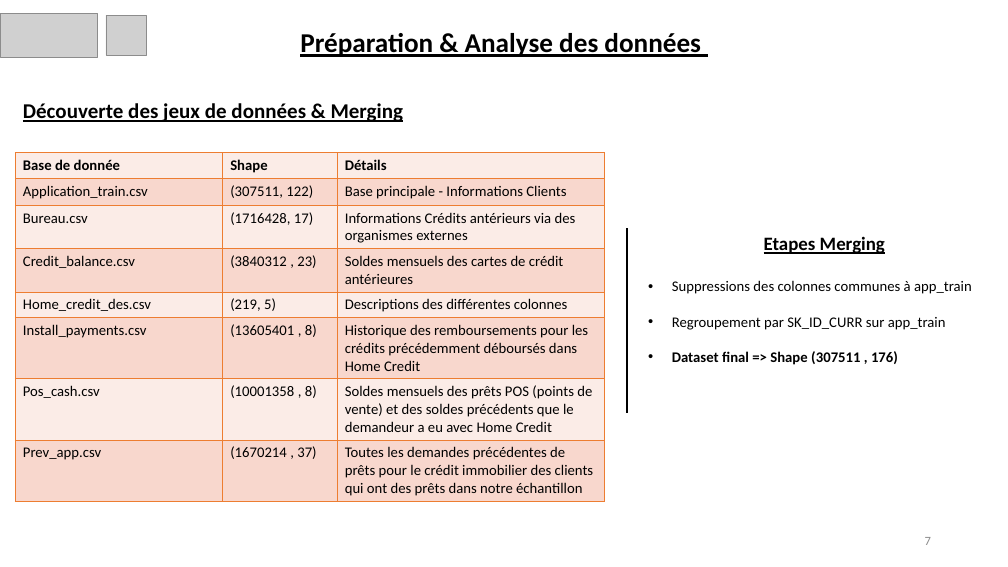
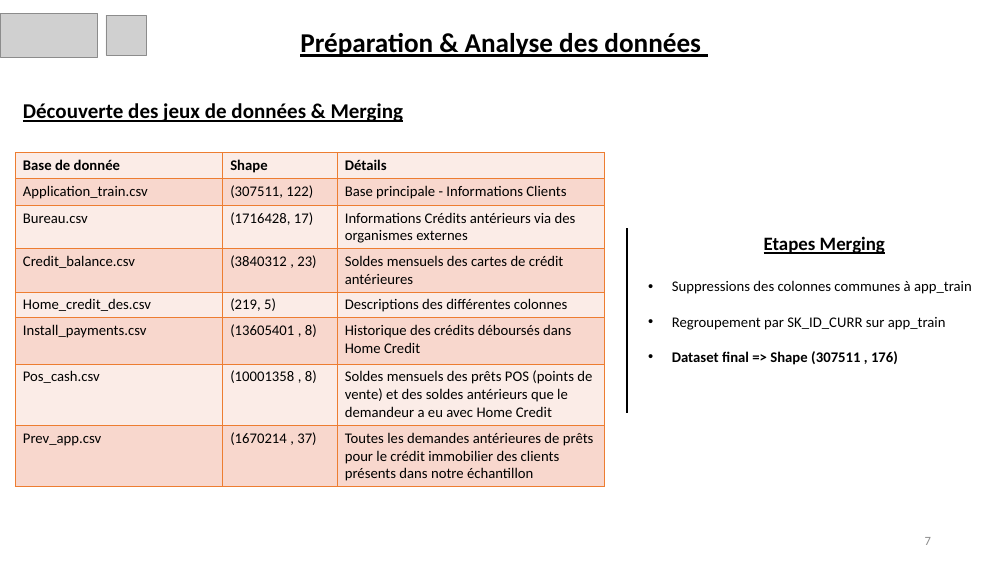
Before and after one commit to anojan01/P7_Anantharajah_Anojan, a slide deck: slide 7 of P7_04_Présentation.pptx. Drawn at 1008x567 pixels with LibreOffice and Linux fonts; fonts in the diff are those of the drawing; grey boxes stand for pictures. Boxes give left, top, right and bottom in pixels: in the first picture for what was removed or moved away, otherwise in the second. Text is boxed around its words. In the diff, an @@ line names an element or a change of style, - is before the commit and + after.

```diff
--- a/P7_04_Présentation.pptx
+++ b/P7_04_Présentation.pptx
@@ table at (15, 153, 605, 485) @@
-row 6, column 3: Historique des remboursements pour les crédits précédemment déboursés dans / Home Credit
+row 6, column 3: Historique des crédits déboursés dans Home Credit
-row 7, column 3: Soldes mensuels des prêts POS (points de vente) et des soldes précédents que le demandeur a eu avec Home Credit
+row 7, column 3: Soldes mensuels des prêts POS (points de vente) et des soldes antérieurs que le demandeur a eu avec Home Credit
-row 8, column 3: Toutes les demandes précédentes de prêts pour le crédit immobilier des clients qui ont des prêts dans notre échantillon
+row 8, column 3: Toutes les demandes antérieures de prêts pour le crédit immobilier des clients présents dans notre échantillon
```
Also in this commit, not shown: 8 other slides changed, 2 slides removed, 3 other files.
